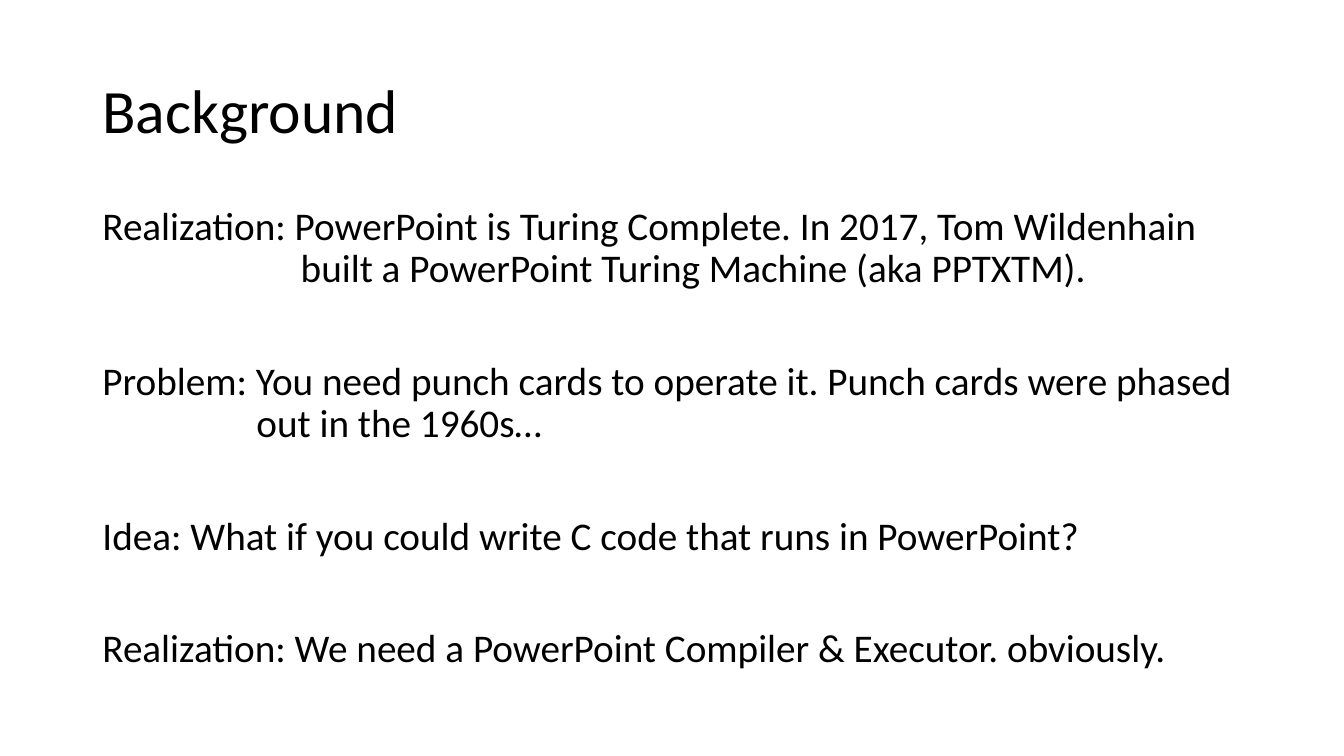
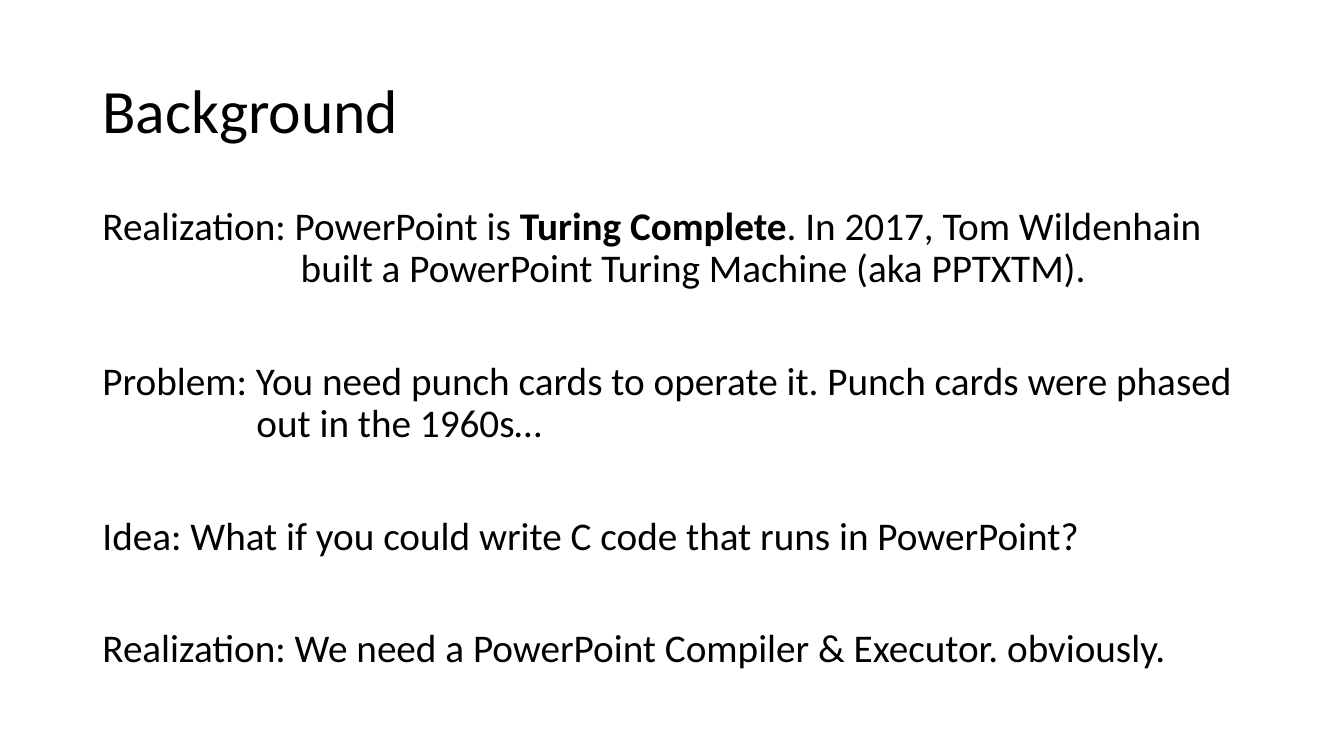
Before and after one commit to cdchoy/ppcc, a slide deck: slide 2 of presentation.pptx. Drawn at 1344x756 pixels with LibreOffice and Linux fonts; fonts in the diff are those of the drawing. Boxes give left, top, right and bottom in pixels: in the first picture for what was removed or moved away, otherwise in the second. Text is boxed around its words. In the diff, an @@ line names an element or a change of style, - is before the commit and + after.

```diff
--- a/presentation.pptx
+++ b/presentation.pptx
@@ text at (102, 212, 1201, 289): bold on in "Turing Complete." @@
```
Also in this commit, not shown: 3 other slides changed, 1 slide added, 2 slides removed.
